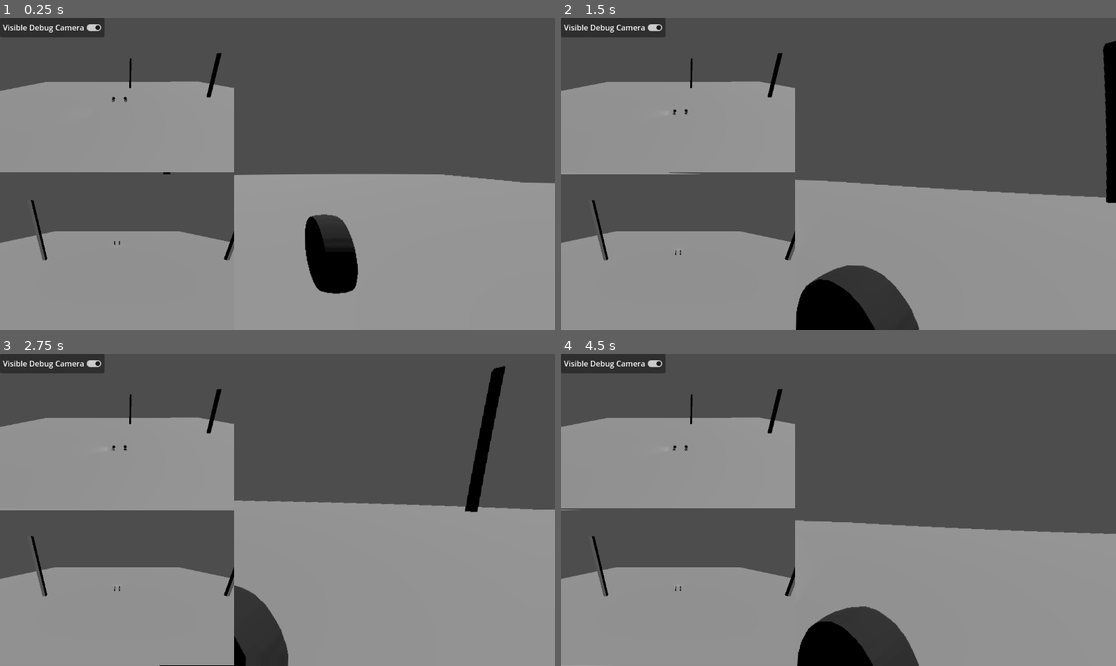
Above: before the commit, frames 1-4 (two rows, left to right).
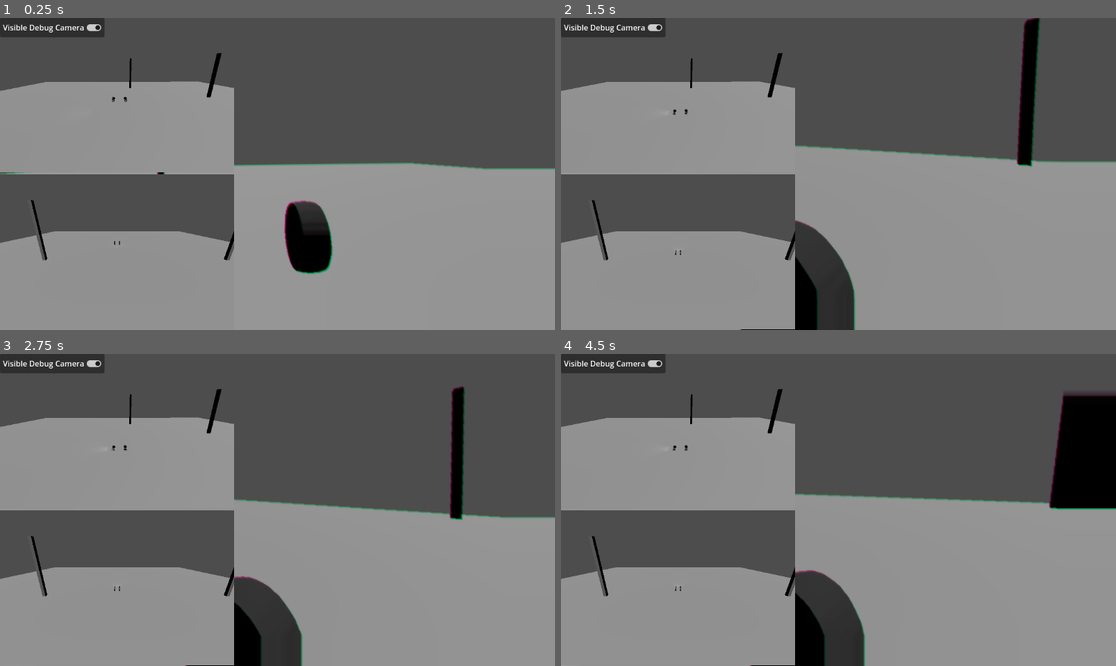
Above: after the commit, the same moments.

Repository: 45DegreeAngl/Code-for-cause
Game: Godot game, scene res://Prefabs/Player/debug_level.tscn
The game is run twice, just before and just after one commit, with the same random seed, the same clock (stepped at 60 frames per second) and the same inputs.
Inputs (mouse positions are in pixels of both pictures, inside the frame that each line leads up to):
- Up to frame 1 (0.25 s): no input
- Up to frame 2 (1.5 s): tap Enter (Enter) at 0.5 s; move the mouse to (866, 174) at 0.52 s; hold Page Up (Page Up) from 0.53 s (still down); tap 0 (0) at 0.6 s; click (866, 174) at 0.67 s; tap 1 (1) at 0.8, 1.35 s; move the mouse to (810, 174) at 1.27 s
- Up to frame 3 (2.75 s): keep holding Page Up (Page Up); tap 2 (2) at 1.55, 2.1 s; move the mouse to (288, 503) at 2.02 s; tap 3 (3) at 2.3 s
- Up to frame 4 (4.5 s): keep holding Page Up (Page Up); move the mouse to (832, 516) at 2.77 s; tap 3 (3) at 2.85 s; click (832, 516) at 2.92 s; tap 4 (4) at 3.05, 3.6 s; move the mouse to (877, 513) at 3.52 s; tap 5 (5) at 3.8, 4.35 s; move the mouse to (794, 506) at 4.27 s

The runs differ from the first frame. In frame 1, 4.7% of the frame differs, in the area x 0-100%, y 46-89%; in frame 2, 13%; in frame 3, 4.9%; in frame 4, 13%, in the area x 0-100%, y 12-100%.

Commit message:
Stacked screen space shaders with back buffer copy

Diff:
--- a/Prefabs/Player/debug_level.tscn
+++ b/Prefabs/Player/debug_level.tscn
@@ -1,18 +1,28 @@
-[gd_scene load_steps=5 format=3 uid="uid://dxwqiv7jwr7gx"]
+[gd_scene load_steps=7 format=3 uid="uid://dxwqiv7jwr7gx"]
 
 [ext_resource type="PackedScene" uid="uid://bup5hafnqfbh2" path="res://Prefabs/Player/Player Car.tscn" id="1_wi26b"]
 [ext_resource type="Script" path="res://Prefabs/debug_camera.gd" id="2_3myqa"]
+[ext_resource type="Shader" path="res://Shaders/chromatic_abberation.gdshader" id="2_v74su"]
 [ext_resource type="Shader" path="res://Shaders/wobble.gdshader" id="3_mo707"]
 
 [sub_resource type="ShaderMaterial" id="ShaderMaterial_hq2ha"]
 shader = ExtResource("3_mo707")
-shader_parameter/amplitude = 0.05
-shader_parameter/frequency = 0.355
-shader_parameter/height_mult = 4.37
+shader_parameter/amplitude = 0.04
+shader_parameter/frequency = 0.2
+shader_parameter/height_mult = 4.0
+
+[sub_resource type="ShaderMaterial" id="ShaderMaterial_yoks4"]
+shader = ExtResource("2_v74su")
+shader_parameter/alpha = 1.0
+shader_parameter/scale = 1.1
+shader_parameter/red_shift = 1.0
+shader_parameter/blue_shift = 2.0
+shader_parameter/green_shift = 3.0
+shader_parameter/red_mult = 1.0
 
 [node name="Debug Level" type="Node3D"]
 
-[node name="ColorRect" type="ColorRect" parent="."]
+[node name="WobbleShader" type="ColorRect" parent="."]
 material = SubResource("ShaderMaterial_hq2ha")
 use_parent_material = true
 anchors_preset = 15
@@ -21,6 +31,19 @@
 grow_horizontal = 2
 grow_vertical = 2
 mouse_filter = 2
+
+[node name="BackBufferCopy2" type="BackBufferCopy" parent="."]
+position = Vector2(576, 323.5)
+scale = Vector2(5.76, 3.235)
+copy_mode = 2
+
+[node name="ChromaticShader" type="ColorRect" parent="."]
+material = SubResource("ShaderMaterial_yoks4")
+anchors_preset = 15
+anchor_right = 1.0
+anchor_bottom = 1.0
+grow_horizontal = 2
+grow_vertical = 2
 
 [node name="CSGBox3D" type="CSGBox3D" parent="."]
 use_collision = true
